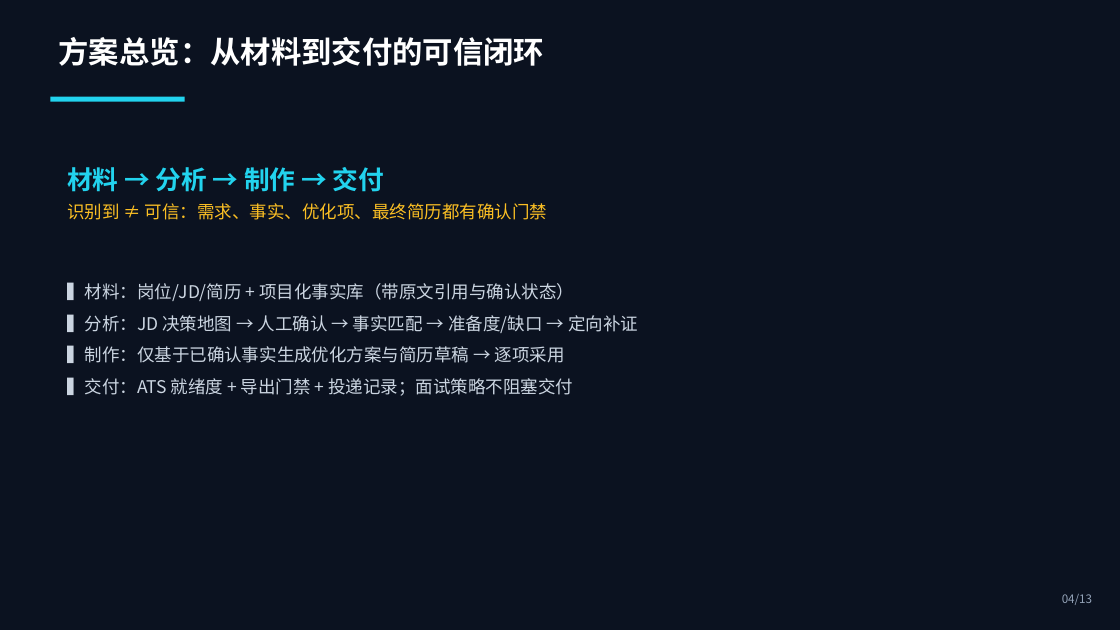
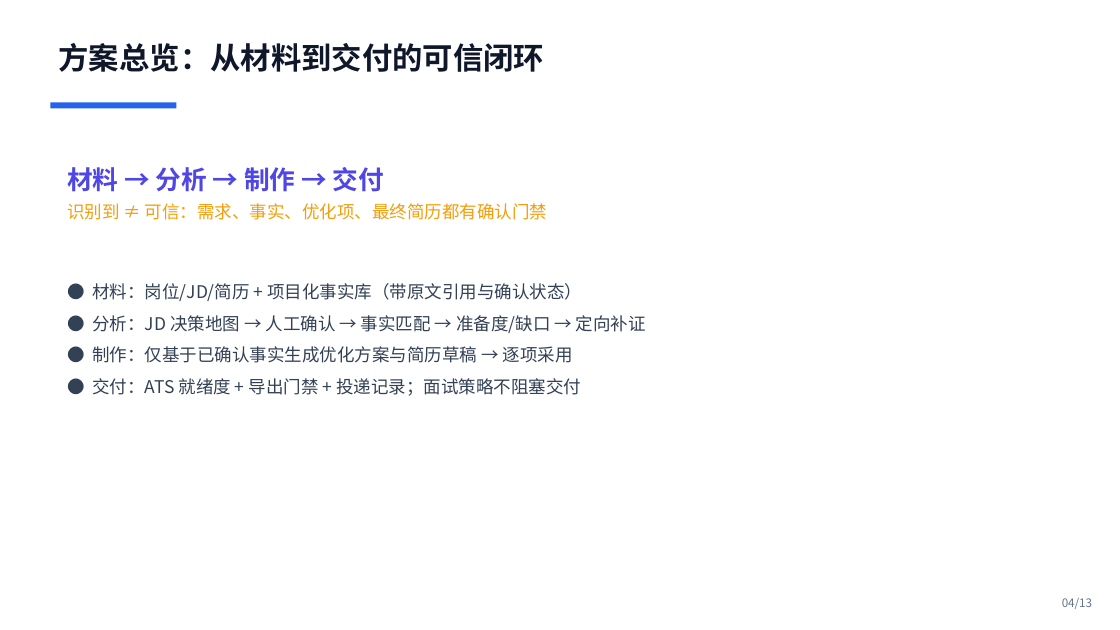
Before and after one commit to yingchao4399/resume-expert, a slide deck: slide 4 of competition/initial/01-solution-deck.pptx. Drawn at 1120x630 pixels with LibreOffice and Linux fonts; fonts in the diff are those of the drawing. Boxes give left, top, right and bottom in pixels: in the first picture for what was removed or moved away, otherwise in the second. Text is boxed around its words. In the diff, an @@ line names an element or a change of style, - is before the commit and + after.

```diff
--- a/competition/initial/01-solution-deck.pptx
+++ b/competition/initial/01-solution-deck.pptx
@@ rectangle removed at bbox=[0, 0, 1120, 630] @@
@@ text "方案总览：从材料到交付的可信闭环" at bbox=[59, 43, 545, 72]: text colour #FFFFFF to #0F172A @@
@@ rectangle: place and size @@
-rectangle at bbox=[50, 97, 185, 102]
+rectangle at bbox=[50, 103, 176, 108]
@@ rectangle at bbox=[50, 103, 176, 108]: fill #22D3EE to #2563EB @@
@@ text "材料 → 分析 → 制作 ..." at bbox=[67, 167, 547, 220]: text colour #22D3EE to #4F46E5 in "材料 → 分析 → 制作 → 交付"; text colour #FBBF24 to #F59E0B in "识别到 ≠ 可信：需求、事实、优化项、最终简历都有确认门禁" @@
@@ text at bbox=[92, 283, 646, 396]: text changed; text colour #CBD5E1 to #334155 @@
-▍材料：岗位/JD/简历 + 项目化事实库（带原文引用与确认状态）
-▍分析：JD 决策地图 → 人工确认 → 事实匹配 → 准备度/缺口 → 定向补证
-▍制作：仅基于已确认事实生成优化方案与简历草稿 → 逐项采用
-▍交付：ATS 就绪度 + 导出门禁 + 投递记录；面试策略不阻塞交付
+● 材料：岗位/JD/简历 + 项目化事实库（带原文引用与确认状态）
+● 分析：JD 决策地图 → 人工确认 → 事实匹配 → 准备度/缺口 → 定向补证
+● 制作：仅基于已确认事实生成优化方案与简历草稿 → 逐项采用
+● 交付：ATS 就绪度 + 导出门禁 + 投递记录；面试策略不阻塞交付
@@ text "04/13" at bbox=[1062, 598, 1092, 609]: text colour #94A3B8 to #64748B @@
```
Also in this commit, not shown: 12 other slides changed, 9 other files.
